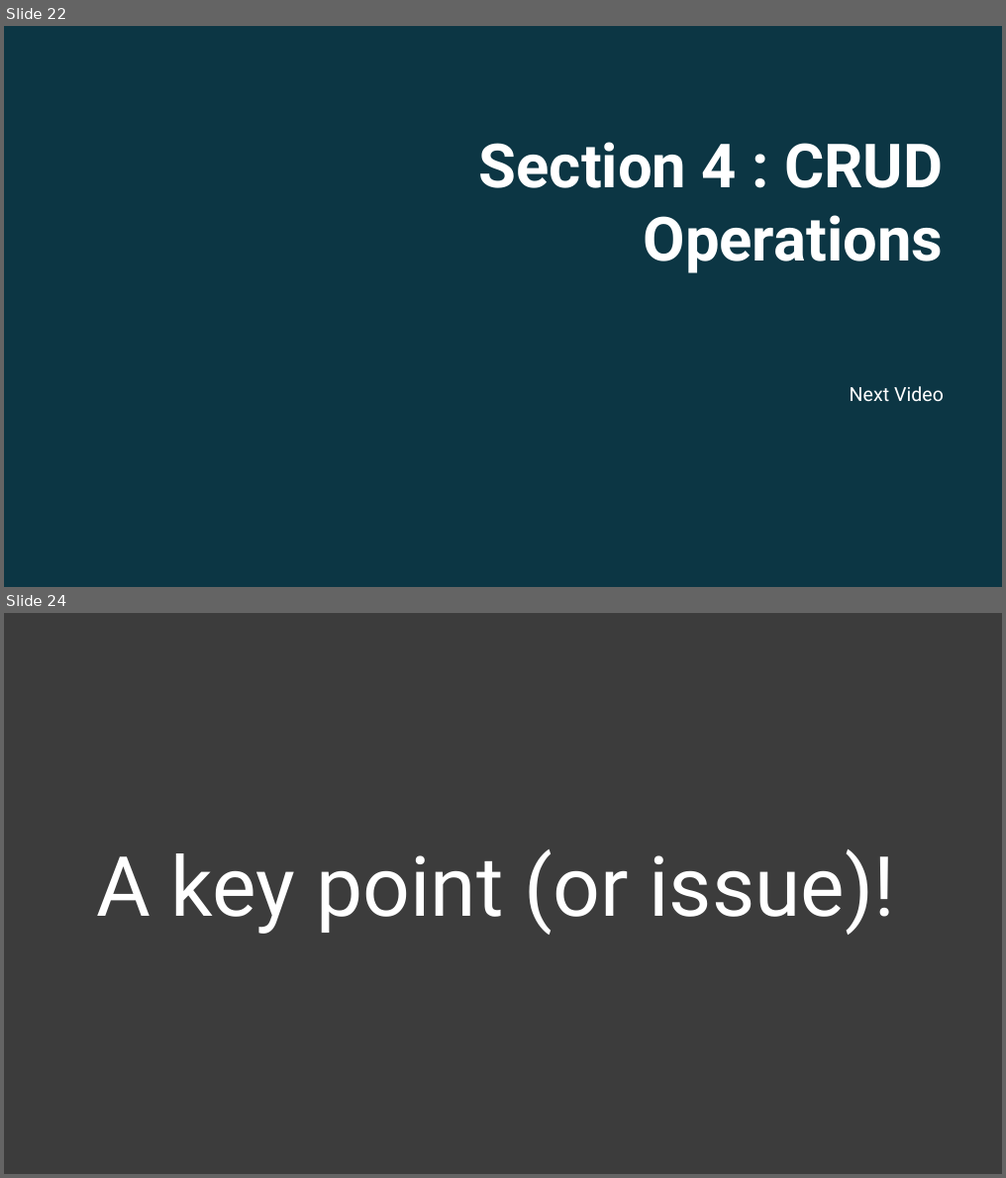
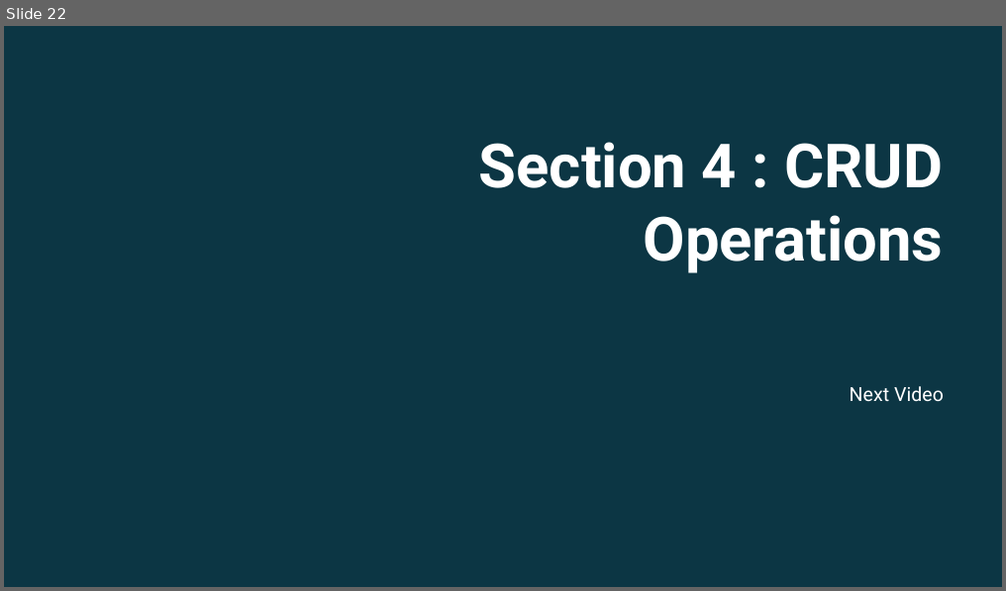
Before and after one commit to ec-council-learning/Entity-Fundamentals-Using-.NET-6, a slide deck: Sections/Section 3/Entity Fundamentals Using .NET 6_Section 3.pptx. Shown one above the other, each under a label of ours: slides 22 and 24 before the commit, slide 22 after it; the slides between them are not shown. The pictures are 1006x1178 and 1006x591 pixels, drawn with LibreOffice and Linux fonts; fonts in the diff are those of the drawing; background and template pictures are left out; a plain dark background stands for a picture behind light text. Boxes give left, top, right and bottom in pixels: in the first picture for what was removed or moved away, otherwise in the second. Text is boxed around its words. In the diff, an @@ line names an element or a change of style, - is before the commit and + after.

```diff
--- a/Sections/Section 3/Entity Fundamentals Using .NET 6_Section 3.pptx
+++ b/Sections/Section 3/Entity Fundamentals Using .NET 6_Section 3.pptx
@@ slide 24 removed at (4, 613, 1002, 1174), background #3C3C3C @@
@@ title removed at (96, 850, 895, 935) @@
-A key point (or issue)!
```
Also in this commit, not shown: 2 slides changed, 9 other slides removed, 24 other files.
